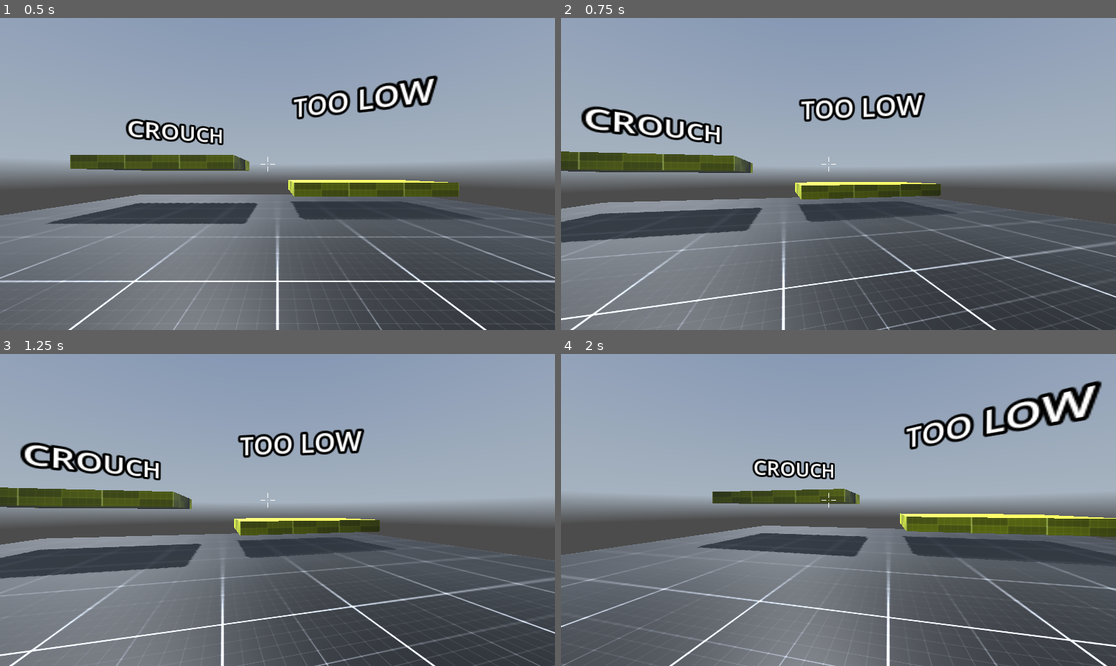
Above: before the commit, frames 1-4 (two rows, left to right).
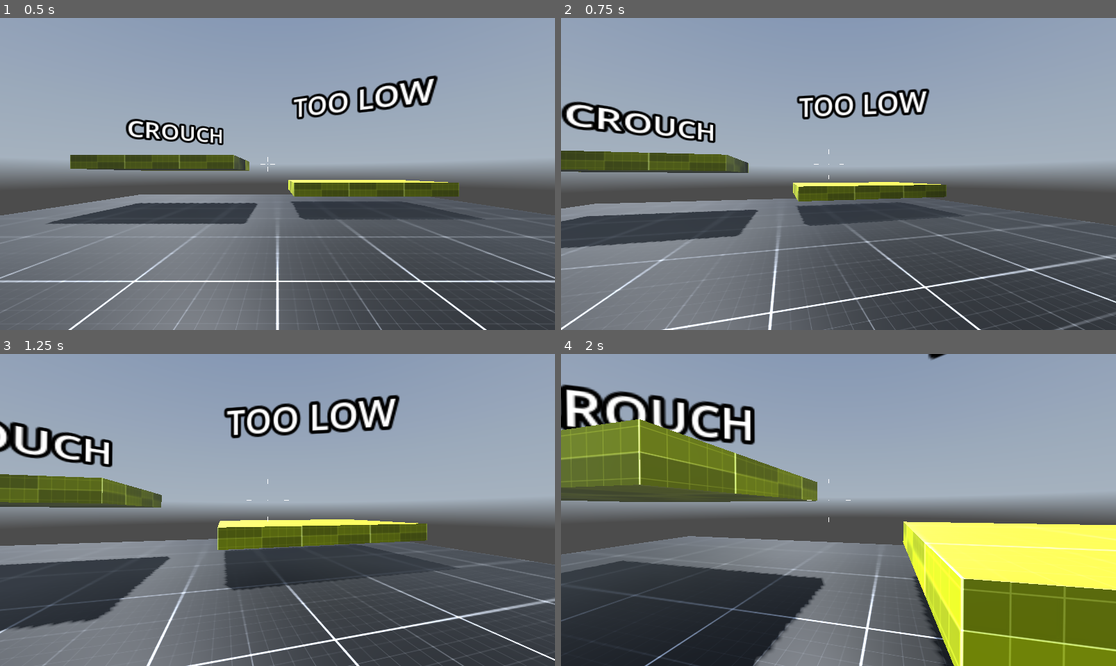
Above: after the commit, the same moments.

Repository: StayAtHomeDev-Git/FPS-Godot-Basic-Setup
Game: Godot game, scene res://levels/level_002.tscn
Two runs of this game, one before a commit and one after it. Both use one fixed random seed, a clock stepped at 60 frames per second and the inputs below. A sky picture missing from this copy of the repository is replaced by a grey-blue gradient.
Inputs (mouse positions are in pixels of both pictures, inside the frame that each line leads up to):
- Up to frame 1 (0.5 s): no input
- Up to frame 2 (0.75 s): tap Enter at 0.5 s; move the mouse to (866, 174) at 0.52 s; hold W (move_forward) from 0.53 s (still down); hold C (crouch) from 0.53 s (still down)
- Up to frame 3 (1.25 s): keep holding W (move_forward); keep holding C (crouch)
- Up to frame 4 (2 s): keep holding W (move_forward); move the mouse to (810, 510) at 1.27 s; release C (crouch) at 1.28 s; tap C (crouch) at 1.35 s

Frame 1 is identical in both runs. In frame 2, 9.6% of the frame differs, in the area x 0-100%, y 22-100%; in frame 3, 23%; in frame 4, 49%, in the area x 0-100%, y 0-100%.

Commit message:
E11-terminé

Diff:
--- /dev/null
+++ b/controllers/CrouchingPlayerState.gd
@@ -0,0 +1,29 @@
+class_name  CrouchingPlayerState extends PlayerMovementState
+
+@export var SPEED: float = 0
+@export var ACCELERATION : float = 0
+@export var DECELERATION : float = 0
+@export_range(1,6,0.1) var CROUCH_SPEED : float =4.0
+
+@onready var CROUCH_SHAPECAST : ShapeCast3D = %ShapeCast3D
+
+func enter() -> void:
+	ANIMATION.play("Crouching",-1.0,CROUCH_SPEED)
+
+func update(delta):
+	PLAYER.update_gravity(delta)
+	PLAYER.update_input(SPEED,ACCELERATION,DECELERATION)
+	PLAYER.update_velocity()
+
+	if Input.is_action_just_released("crouch"):
+		uncrouch()
+
+func uncrouch():
+	if CROUCH_SHAPECAST.is_colliding() == false and Input.is_action_pressed("crouch") == false:
+		ANIMATION.play("Crouching",1.0,-CROUCH_SPEED *1.5,true)
+		if ANIMATION.is_playing():
+			await ANIMATION.animation_finished
+		transition.emit("IdlePlayerState")
+	elif CROUCH_SHAPECAST.is_collding() == true:
+		await get_tree().create_timer(0.).timeout
+		uncrouch()
--- a/controllers/fps_controller.tscn
+++ b/controllers/fps_controller.tscn
@@ -9,6 +9,7 @@
 [ext_resource type="Script" path="res://controllers/scripts/IdlePlayerState.gd" id="6_ol7nt"]
 [ext_resource type="Script" path="res://controllers/scripts/WalkingPlayerState.gd" id="7_tqs6g"]
 [ext_resource type="Script" path="res://controllers/scripts/SprintingPlayerState.gd" id="9_idqp6"]
+[ext_resource type="Script" path="res://controllers/CrouchingPlayerState.gd" id="10_gmkq7"]
 
 [sub_resource type="CapsuleShape3D" id="CapsuleShape3D_u6tj1"]
 
@@ -273,6 +274,7 @@
 }
 
 [node name="ShapeCast3D" type="ShapeCast3D" parent="."]
+unique_name_in_owner = true
 transform = Transform3D(1, 0, 0, 0, 1, 0, 0, 0, 1, 0, 1.5, 0)
 shape = SubResource("SphereShape3D_bwh5k")
 target_position = Vector3(0, 0.5, 0)
@@ -351,4 +353,7 @@
 [node name="SprintingPlayerState" type="Node" parent="PlayerStateMachine"]
 script = ExtResource("9_idqp6")
 
+[node name="CrouchingPlayerState" type="Node" parent="PlayerStateMachine"]
+script = ExtResource("10_gmkq7")
+
 [connection signal="animation_started" from="AnimationPlayer" to="." method="_on_animation_player_animation_started"]
--- /dev/null
+++ b/controllers/scripts/CrouchiingPlayerState.gd
@@ -0,0 +1,11 @@
+extends Node
+
+
+# Called when the node enters the scene tree for the first time.
+func _ready():
+	pass # Replace with function body.
+
+
+# Called every frame. 'delta' is the elapsed time since the previous frame.
+func _process(delta):
+	pass
--- a/controllers/scripts/IdlePlayerState.gd
+++ b/controllers/scripts/IdlePlayerState.gd
@@ -2,10 +2,10 @@
 
 extends PlayerMovementState
 
-@export var SPEED: float = 0
-@export var ACCELERATION : float = 0
-@export var DECELERATION : float = 0
-@export var TOP_ANIM_SPEED : float = 0
+@export var SPEED: float = 5
+@export var ACCELERATION : float = 0.1
+@export var DECELERATION : float = 0.25
+
 
 func enter() -> void:
 	ANIMATION.pause()
--- a/controllers/scripts/fps_controller.gd
+++ b/controllers/scripts/fps_controller.gd
@@ -31,6 +31,7 @@
 	if event.is_action_pressed("exit"):
 		get_tree().quit()
 
+
 func update_camera(delta) -> void:
 	_mouse_rotation.x += _tilt_input * delta
 	_mouse_rotation.x = clamp(_mouse_rotation.x, TILT_LOWER_LIMIT, TILT_UPPER_LIMIT)
@@ -50,9 +51,7 @@
 func _ready():
 
 	Global.player = self
-
 	Input.mouse_mode = Input.MOUSE_MODE_CAPTURED
-
 
 	CROUCH_SHAPECAST.add_exception($".")
 
@@ -67,7 +66,6 @@
 
 func update_input(speed: float, acceleration: float, deceleration: float) -> void:
 	var input_dir = Input.get_vector("move_left", "move_right", "move_forward", "move_backward")
-	Global.debug.add_property("input_dir", input_dir, 4)
 	var direction = (transform.basis * Vector3(input_dir.x, 0, input_dir.y)).normalized()
 
 	if direction:
Not shown: 1 places in controllers/fps_controller.tscn that only renumber resources
